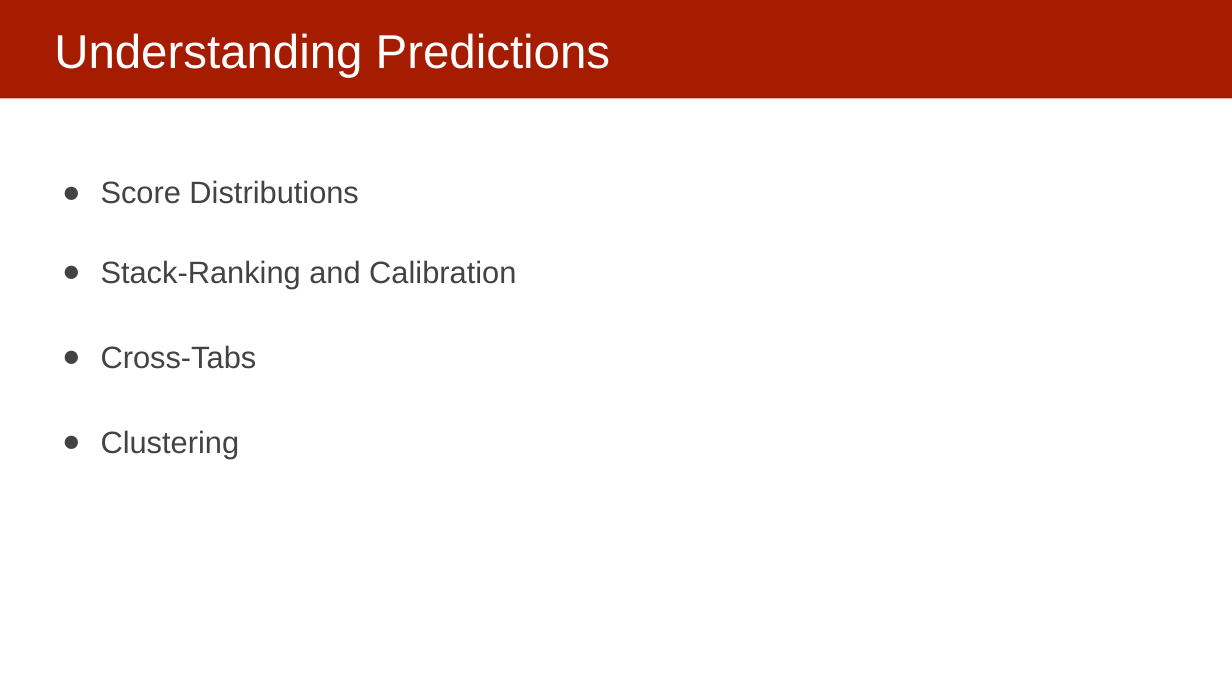
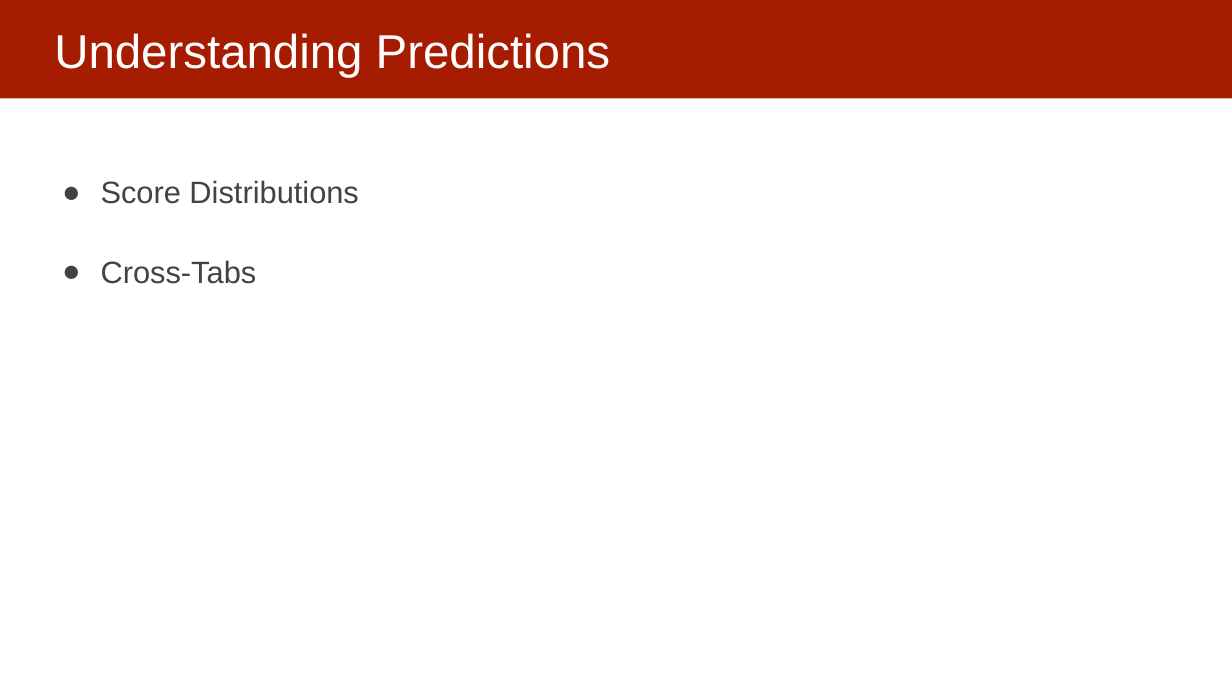
Before and after one commit to dssg/mlforpublicpolicylab, a slide deck: slide 14 of 11 - Model Interpretability/Interpretability part 1.pptx (slide 17 before the commit). Drawn at 1232x693 pixels with LibreOffice and Linux fonts; fonts in the diff are those of the drawing. Boxes give left, top, right and bottom in pixels: in the first picture for what was removed or moved away, otherwise in the second. Text is boxed around its words. In the diff, an @@ line names an element or a change of style, - is before the commit and + after.

```diff
--- a/11 - Model Interpretability/Interpretability part 1.pptx
+++ b/11 - Model Interpretability/Interpretability part 1.pptx
@@ text at (x1=101, y1=260, x2=516, y2=288): paragraph removed @@
-● Stack-Ranking and Calibration
@@ text at (x1=101, y1=430, x2=240, y2=458): paragraph removed @@
-● Clustering
```
Also in this commit, not shown: 4 other slides changed, 1 slide added, 3 slides removed.
